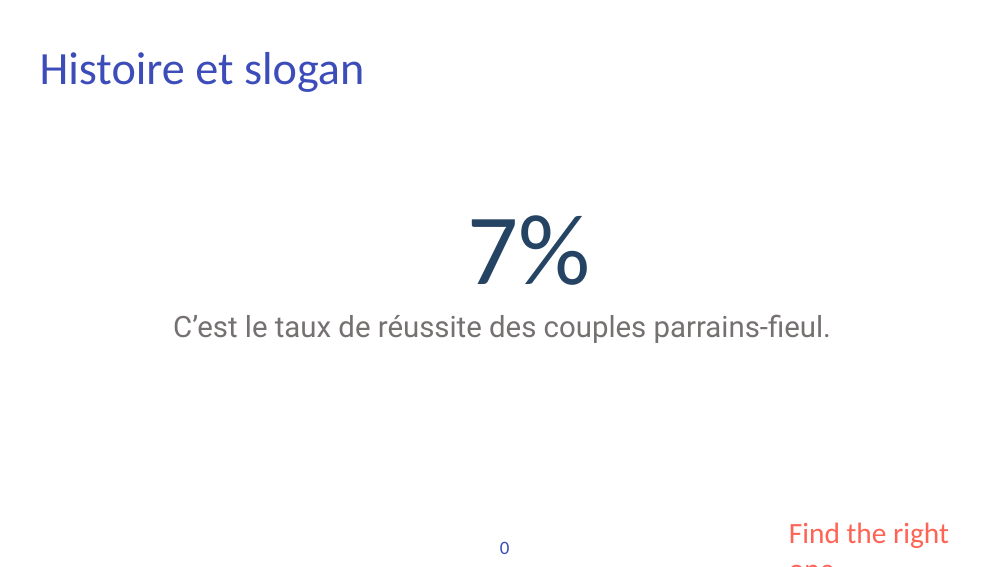
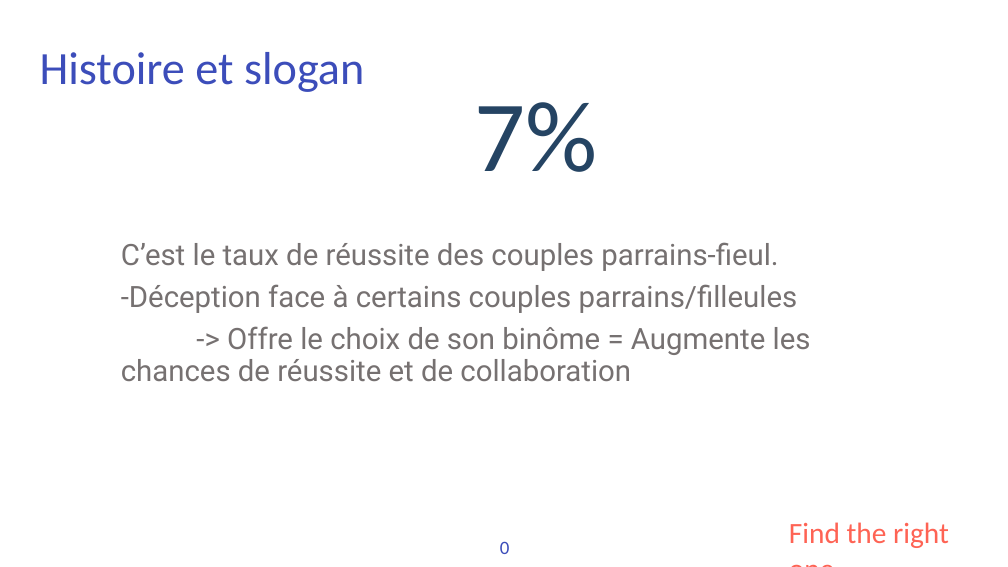
Before and after one commit to solown/ServeurWEB_PROJET, a slide deck: slide 14 of presentation/fr81.pptx. Drawn at 1008x567 pixels with LibreOffice and Linux fonts; fonts in the diff are those of the drawing; background and template pictures are left out. Boxes give left, top, right and bottom in pixels: in the first picture for what was removed or moved away, otherwise in the second. Text is boxed around its words. In the diff, an @@ line names an element or a change of style, - is before the commit and + after.

```diff
--- a/presentation/fr81.pptx
+++ b/presentation/fr81.pptx
@@ text "7%": place and size @@
-text "7%" at <box>468,215,591,285</box>
+text "7%" at <box>474,102,597,172</box>
@@ text "C’est le taux de réussite ...": place and size @@
-text "C’est le taux de réussite ..." at <box>173,314,831,343</box>
+text "C’est le taux de réussite ..." at <box>121,242,811,381</box>
@@ text at <box>121,284,811,381</box>: paragraphs added @@
+-Déception face à certains couples parrains/filleules
+-> Offre le choix de son binôme = Augmente les chances de réussite et de collaboration
```
Also in this commit, not shown: 3 other slides changed, 1 other file.
